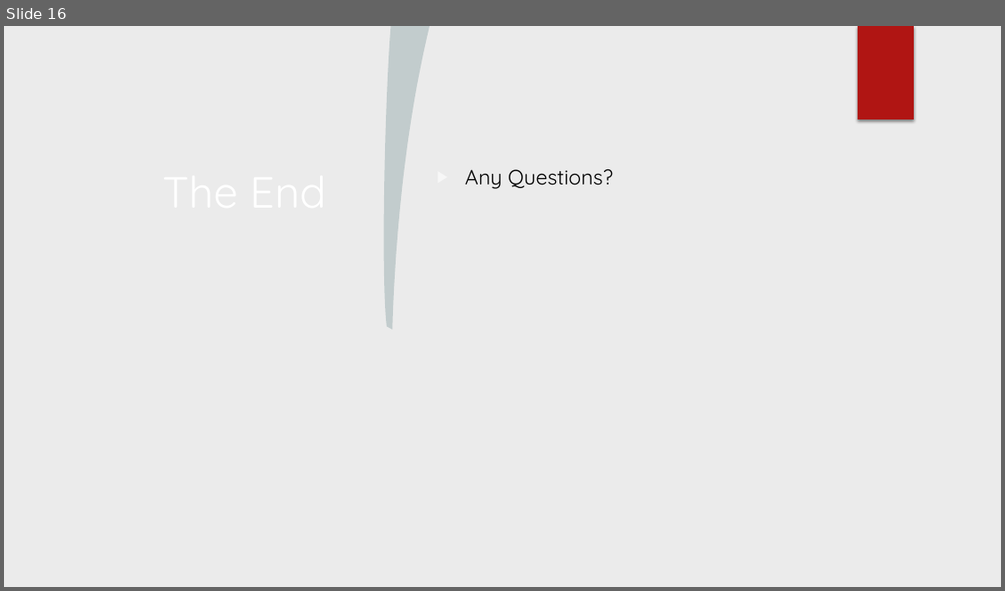
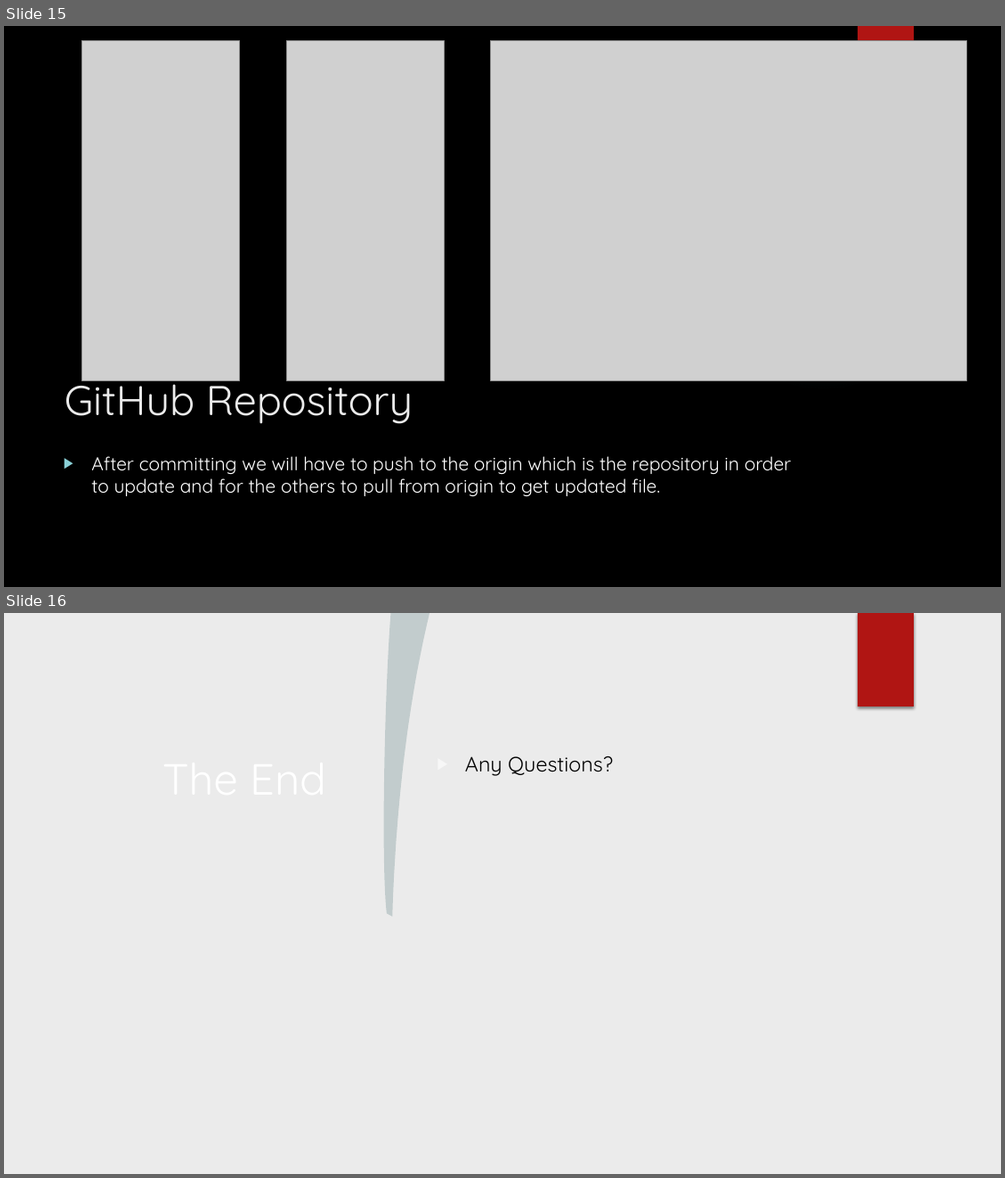
Before and after one commit to TsidAznar/WAPCENG319, a slide deck: Final Presentation.pptx. Shown one above the other, each under a label of ours: slide 16 before the commit, slides 15 and 16 after it. The pictures are 1005x591 and 1005x1178 pixels, drawn with LibreOffice and Linux fonts; fonts in the diff are those of the drawing; grey boxes stand for pictures; background and template pictures are left out. Boxes give left, top, right and bottom in pixels: in the first picture for what was removed or moved away, otherwise in the second. Text is boxed around its words. In the diff, an @@ line names an element or a change of style, - is before the commit and + after.

```diff
--- a/Final Presentation.pptx
+++ b/Final Presentation.pptx
@@ slide 15 added at [4, 26, 1001, 587], background picture (left out) @@
@@ picture added at [81, 41, 240, 380] @@
@@ picture added at [287, 41, 445, 380] @@
@@ picture added at [491, 41, 967, 380] @@
@@ rectangle added at [858, 26, 914, 119], fill #B01513 @@
@@ ellipse added at [708, 163, 938, 394], fill gradient #50B9C1 @@
@@ title added at [65, 372, 413, 424], 40 pt, text #EBEBEB @@
+GitHub Repository
@@ text added at [91, 456, 791, 497], 18 pt, text #FFFFFF @@
+▶ After committing we will have to push to the origin which is the repository in order to update and for the others to pull from origin to get updated file.
```
Also in this commit, not shown: 1 slide removed.
